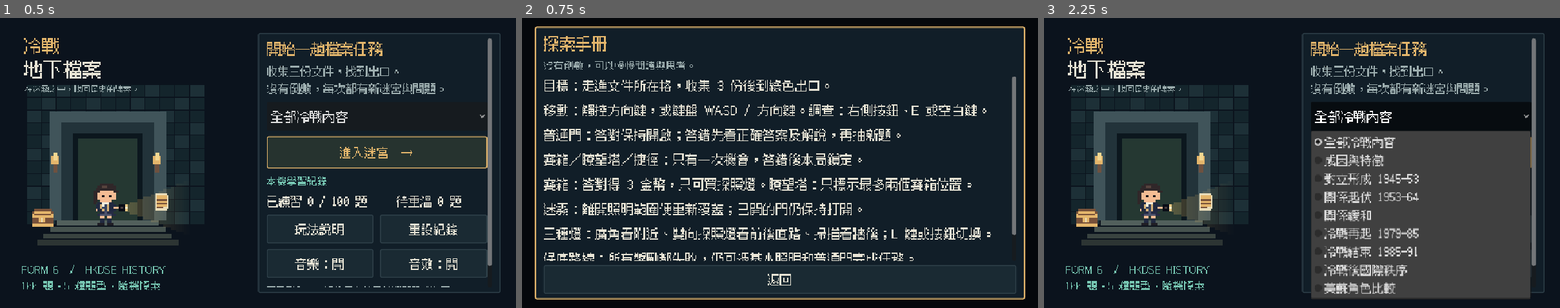
Above: before the commit, frames 1-3 (left to right).
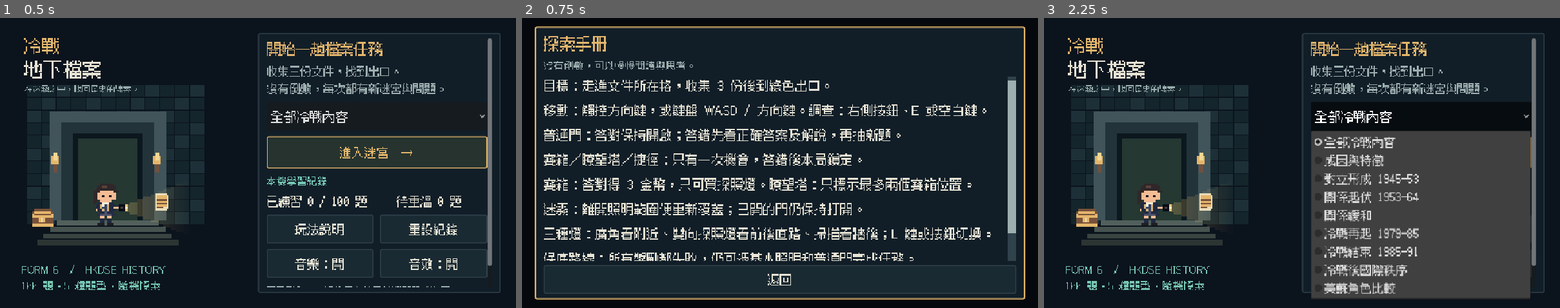
Above: after the commit, the same moments.

Repository: kitlung1107/ColdWarMaze
Game: Godot game, scene res://main.tscn
The game is run twice, just before and just after one commit, with the same random seed, the same clock (stepped at 60 frames per second) and the same inputs. Sound files missing from this copy of the repository are replaced by a short silence.
Inputs:
- Up to frame 1 (0.5 s): no input
- Up to frame 2 (0.75 s): click "玩法說明" at 0.5 s
- Up to frame 3 (2.25 s): click "返回" at 1.25 s; click "全部冷戰內容" at 2 s

Frame 1 is identical in both runs. In frame 2, 1.0% of the frame differs, in the area x 94-96%, y 20-84%; in frame 3, nothing differs.

Commit message:
修改捲動條

Diff:
--- a/scripts/game.gd
+++ b/scripts/game.gd
@@ -4,6 +4,7 @@
 const Study = preload("res://scripts/study.gd")
 const GameAudio = preload("res://scripts/game_audio.gd")
 const StudentArt = preload("res://scripts/student_art.gd")
+const TouchScroll = preload("res://scripts/touch_scroll.gd")
 const INK = Color("0b131d")
 const PANEL = Color("111e28")
 const LINE = Color("30424b")
@@ -232,6 +233,8 @@
 	last_ui_mode=mode
 	last_ui_question=current_question
 	if size.x<size.y:
+		# The rotate-device cover owns input while exploration/answers are paused.
+		for scroll_area in current_scrolls:scroll_area.set_process_input(false)
 		var cover=ColorRect.new()
 		cover.color=INK
 		cover.set_anchors_and_offsets_preset(Control.PRESET_FULL_RECT)
@@ -266,11 +269,10 @@
 	var content=box(outer,8)
 	content.add_child(label(title,30,GOLD))
 	if not subtitle.is_empty(): content.add_child(label(subtitle,19,MUTED))
-	var scroll=ScrollContainer.new()
+	var scroll=TouchScroll.new()
 	scroll.size_flags_vertical=Control.SIZE_EXPAND_FILL
 	scroll.size_flags_horizontal=Control.SIZE_EXPAND_FILL
 	scroll.horizontal_scroll_mode=ScrollContainer.SCROLL_MODE_DISABLED
-	scroll.add_theme_constant_override("scrollbar_width",10)
 	content.add_child(scroll)
 	var inner=box(scroll,14)
 	inner.set_meta("footer",content)
--- /dev/null
+++ b/scripts/touch_scroll.gd
@@ -0,0 +1,72 @@
+extends ScrollContainer
+
+# Own touch input before child buttons/RichTextLabel can consume it. Only a
+# completed tap is replayed to GUI controls; a drag never presses a child.
+const TAP_SLOP = 12.0
+var finger = -1
+var origin = Vector2.ZERO
+var initial_scroll = 0.0
+var dragged = false
+var scrollbar_finger = -1
+
+func _ready() -> void:
+	var bar = get_v_scroll_bar()
+	bar.custom_minimum_size.x = 16
+	for state in ["scroll", "scroll_focus", "grabber", "grabber_highlight", "grabber_pressed"]:
+		var skin = StyleBoxFlat.new()
+		skin.bg_color = Color("30424b") if state.begins_with("scroll") else Color("9eafb0")
+		skin.content_margin_left = 8
+		skin.content_margin_right = 8
+		skin.content_margin_top = 8
+		skin.content_margin_bottom = 8
+		bar.add_theme_stylebox_override(state, skin)
+
+func _input(event: InputEvent) -> void:
+	if not is_visible_in_tree():return
+	# Touch-to-mouse emulation must not activate a child a second time, or
+	# deliver a drag's release to an answer. Real desktop mouse input is intact.
+	if event is InputEventMouse and event.device == InputEvent.DEVICE_ID_EMULATION:
+		if scrollbar_finger >= 0:return
+		if finger < 0 and get_v_scroll_bar().visible and get_v_scroll_bar().get_global_rect().has_point(event.position):return
+		if finger >= 0 or get_global_rect().has_point(event.position):
+			get_viewport().set_input_as_handled()
+		return
+	if event is InputEventScreenTouch:
+		if event.index == scrollbar_finger:
+			if not event.pressed:scrollbar_finger = -1
+			return
+		if event.pressed:
+			if finger >= 0:
+				dragged = true
+				get_viewport().set_input_as_handled()
+			elif get_global_rect().has_point(event.position):
+				# Leave direct scrollbar interaction to Godot.
+				if get_v_scroll_bar().visible and get_v_scroll_bar().get_global_rect().has_point(event.position):
+					scrollbar_finger = event.index
+					return
+				finger = event.index
+				origin = event.position
+				initial_scroll = scroll_vertical
+				dragged = false
+				get_viewport().set_input_as_handled()
+		elif event.index == finger:
+			get_viewport().set_input_as_handled()
+			var tap = not dragged and not event.canceled and origin.distance_to(event.position) <= TAP_SLOP
+			finger = -1
+			if tap and get_global_rect().has_point(event.position):_tap.call_deferred(origin)
+	elif event is InputEventScreenDrag and event.index == finger:
+		get_viewport().set_input_as_handled()
+		if origin.distance_to(event.position) > TAP_SLOP:dragged = true
+		if dragged:scroll_vertical = int(initial_scroll + origin.y - event.position.y)
+
+func _tap(position: Vector2) -> void:
+	if not is_inside_tree():return
+	var viewport = get_viewport()
+	for down in [true, false]:
+		var click = InputEventMouseButton.new()
+		click.position = position
+		click.global_position = position
+		click.button_index = MOUSE_BUTTON_LEFT
+		click.button_mask = MOUSE_BUTTON_MASK_LEFT if down else 0
+		click.pressed = down
+		viewport.push_input(click, true)
--- /dev/null
+++ b/tests/test_touch_scroll.gd
@@ -0,0 +1,152 @@
+extends SceneTree
+
+const Game = preload("res://scripts/game.gd")
+var failures = []
+
+func check(ok: bool, message: String) -> void:
+	if not ok:failures.append(message)
+
+func _initialize() -> void:
+	run.call_deferred()
+
+func settle() -> void:
+	for i in range(4):await process_frame
+
+func touch(position: Vector2, down: bool, canceled: bool = false) -> void:
+	var event = InputEventScreenTouch.new()
+	event.position = position
+	event.pressed = down
+	event.canceled = canceled
+	Input.parse_input_event(event)
+	Input.flush_buffered_events()
+
+func drag(position: Vector2) -> void:
+	var event = InputEventScreenDrag.new()
+	event.position = position
+	Input.parse_input_event(event)
+	Input.flush_buffered_events()
+
+func mouse(position: Vector2, down: bool, device: int = 0, button: int = MOUSE_BUTTON_LEFT) -> void:
+	var event = InputEventMouseButton.new()
+	event.position = position
+	event.button_index = button
+	event.pressed = down
+	event.device = device
+	root.push_input(event, true)
+
+func run() -> void:
+	Input.emulate_mouse_from_touch = true
+	var game = Game.new()
+	root.add_child(game)
+	await settle()
+	game.study.enabled_save = false
+	game.start_game(91024)
+	for dimensions in [Vector2i(667,375), Vector2i(844,390), Vector2i(1024,768), Vector2i(1366,768)]:
+		root.content_scale_size = Vector2i.ZERO
+		root.size = dimensions
+		game.size = dimensions
+		for kind in ["mc", "correct"]:
+			for q in game.study.bank:
+				if q.type == kind:
+					game.question = q
+					break
+			game.context = {"kind":"door", "position":game.maze.doors.keys()[0]}
+			game.mode = "quiz"
+			game.prepare_response()
+			game.rebuild_ui()
+			await settle()
+			var scroll = game.ui.find_children("*", "ScrollContainer", true, false)[0]
+			var inner = scroll.get_child(0)
+			var target: Control = game.ui.find_child("CorrectionSentence", true, false) if kind == "correct" else inner.get_child(1)
+			# Force overflow on large displays too, without changing target geometry.
+			var spacer = Control.new()
+			spacer.custom_minimum_size.y = 900
+			inner.add_child(spacer)
+			await settle()
+			check(is_equal_approx(scroll.get_v_scroll_bar().size.x,16), "16px scrollbar at %s" % dimensions)
+			var point = target.global_position + Vector2(12,24)
+			var before = game.responses.duplicate()
+			touch(point,true)
+			check(game.responses == before, "touch down never selects")
+			drag(point-Vector2(0,45))
+			check(scroll.scroll_vertical >= 40, "swipe from %s scrolls at %s" % [kind, dimensions])
+			drag(point)
+			touch(point,false)
+			mouse(point,false,InputEvent.DEVICE_ID_EMULATION)
+			await settle()
+			check(game.responses == before, "return to origin and emulated release never select")
+			scroll.scroll_vertical = 0
+			await settle()
+			var text_point = inner.get_child(0).global_position + Vector2(10,10)
+			touch(text_point,true)
+			drag(text_point-Vector2(0,40))
+			touch(text_point-Vector2(0,40),false)
+			check(scroll.scroll_vertical >= 35, "question text swipe scrolls")
+			scroll.scroll_vertical = 0
+			await settle()
+			touch(point,true)
+			touch(point,false,true)
+			await settle()
+			check(game.responses == before,"canceled touch never selects")
+			touch(point,true)
+			drag(point+Vector2(2,2))
+			touch(point+Vector2(2,2),false)
+			await settle()
+			check(game.responses != before,"light tap selects %s at %s" % [kind,dimensions])
+			if kind == "correct":
+				check(game.responses[0] == 0,"tap selects first underlined fragment")
+				scroll = game.ui.find_children("*", "ScrollContainer", true, false)[0]
+				var replacements = game.ui.find_children("*", "GridContainer", true, false)[0]
+				var replacement = replacements.get_child(0)
+				scroll.ensure_control_visible(replacement)
+				await settle()
+				point = replacement.global_position + Vector2(20,20)
+				before = game.responses.duplicate()
+				touch(point,true)
+				drag(point-Vector2(0,35))
+				touch(Vector2(-20,-20),false)
+				await settle()
+				check(game.responses == before,"replacement swipe with release outside never selects")
+				scroll.ensure_control_visible(replacement)
+				await settle()
+				point = replacement.global_position + Vector2(20,20)
+				touch(point,true)
+				touch(point,false)
+				await settle()
+				check(game.responses[1] >= 0,"replacement tap selects")
+				game.select_correction_replacement(0)
+				check(game.correction_fragments()[0] == game.question.options[0],"preview retained")
+				game.reset_correction()
+			else:
+				game.responses = []
+				game.rebuild_ui()
+			await settle()
+			scroll = game.ui.find_children("*", "ScrollContainer", true, false)[0]
+			inner = scroll.get_child(0)
+			target = game.ui.find_child("CorrectionSentence",true,false) if kind == "correct" else inner.get_child(1)
+			point = target.global_position + Vector2(12,24)
+			mouse(point,true)
+			mouse(point,false)
+			await settle()
+			check(game.responses[0] >= 0,"desktop click selects")
+			scroll = game.ui.find_children("*", "ScrollContainer", true, false)[0]
+			spacer = Control.new()
+			spacer.custom_minimum_size.y = 900
+			scroll.get_child(0).add_child(spacer)
+			await settle()
+			mouse(scroll.global_position+Vector2(20,20),true,0,MOUSE_BUTTON_WHEEL_DOWN)
+			check(scroll.scroll_vertical > 0,"desktop wheel scrolls")
+	root.size = Vector2i(375,667)
+	game.size = root.size
+	game.rebuild_ui()
+	await settle()
+	var paused_response = game.responses.duplicate()
+	var covered_scroll = game.ui.find_children("*", "ScrollContainer", true, false)[0]
+	check(not covered_scroll.is_processing_input(),"portrait cover disables touch interception")
+	touch(covered_scroll.global_position+Vector2(20,20),true)
+	touch(covered_scroll.global_position+Vector2(20,20),false)
+	await settle()
+	check(game.responses == paused_response,"portrait remains paused")
+	for failure in failures:printerr(failure)
+	print("PASS: touch text/buttons/fragments, sticky drag cancellation, canceled touch, tap jitter, desktop click/wheel, 16px bar, four dimensions" if failures.is_empty() else "FAIL")
+	quit(0 if failures.is_empty() else 1)
Not shown, added: scripts/touch_scroll.gd.uid
Not shown, added: tests/test_touch_scroll.gd.uid
Not shown, added: output/scrollbar-preview.html
